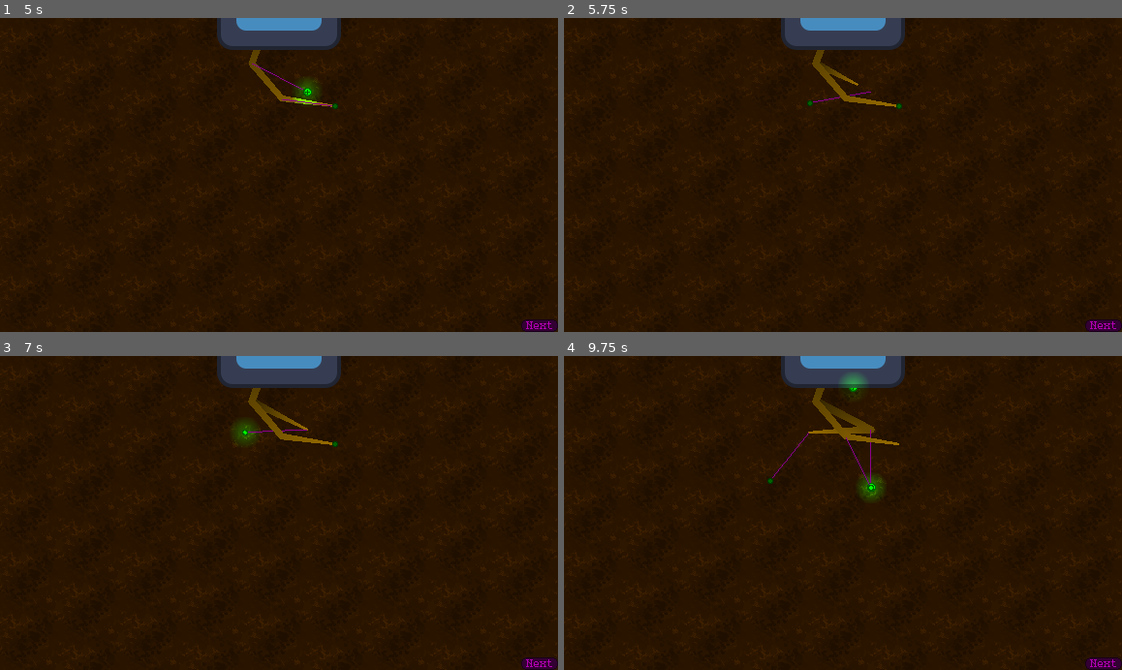
Above: before the commit, frames 1-4 (two rows, left to right).
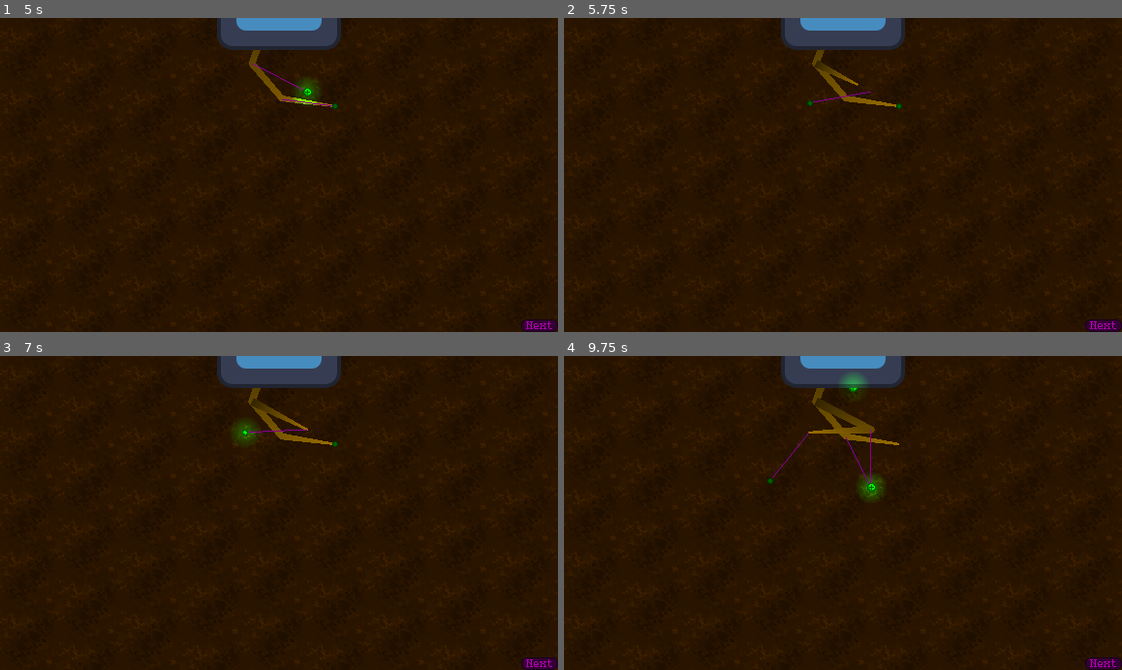
Above: after the commit, the same moments.

Repository: dragonryan06/trellis
Game: Godot game, scene res://test_world.tscn
The game is run twice, just before and just after one commit, with the same random seed, the same clock (stepped at 60 frames per second) and the same inputs. The engine's default icon, where the game draws it, is replaced by a stand-in: a white triangle on a blue panel in a dark square.
Inputs (mouse positions are in pixels of both pictures, inside the frame that each line leads up to):
- Up to frame 1 (5 s): click "Next" at 0.5 s; click "Next" at 1.25 s; click "Next" at 2 s; tap Enter at 2.75 s; drag from (284, 99) to (334, 105) at 2.77 s; tap Space at 3.5 s; drag from (251, 65) to (334, 105) at 3.52 s; move the mouse to (306, 93) at 4.27 s; click (306, 93) at 4.42 s
- Up to frame 2 (5.75 s): tap Enter at 5 s; drag from (870, 90) to (675, 127) at 5.02 s
- Up to frame 3 (7 s): drag from (245, 440) to (306, 513) at 5.77 s; drag from (306, 491) to (195, 434) at 6.52 s
- Up to frame 4 (9.75 s): move the mouse to (809, 431) at 7.27 s; click (809, 431) at 7.42 s; tap Space at 8 s; drag from (809, 431) to (731, 528) at 8.02 s; drag from (870, 428) to (898, 443) at 8.77 s; drag from (898, 443) to (815, 575) at 9.52 s

Frame 1 is identical in both runs. In frame 2, less than 0.1% of the frame differs, in the area x 44-52%, y 13-26%; in frame 3, less than 0.1%; in frame 4, less than 0.1%, in the area x 44-56%, y 13-43%.

Commit message:
Root nodes are siblings of one another

Diff:
--- a/rooting/root.gd
+++ b/rooting/root.gd
@@ -31,7 +31,7 @@
 			continue
 		var branch = load("res://rooting/root.tscn").instantiate()
 		branch.add_point(child.origin)
-		add_child(branch)
+		add_sibling(branch)
 		branch.grow_to(child.position)
 		remove_child(child)
 
